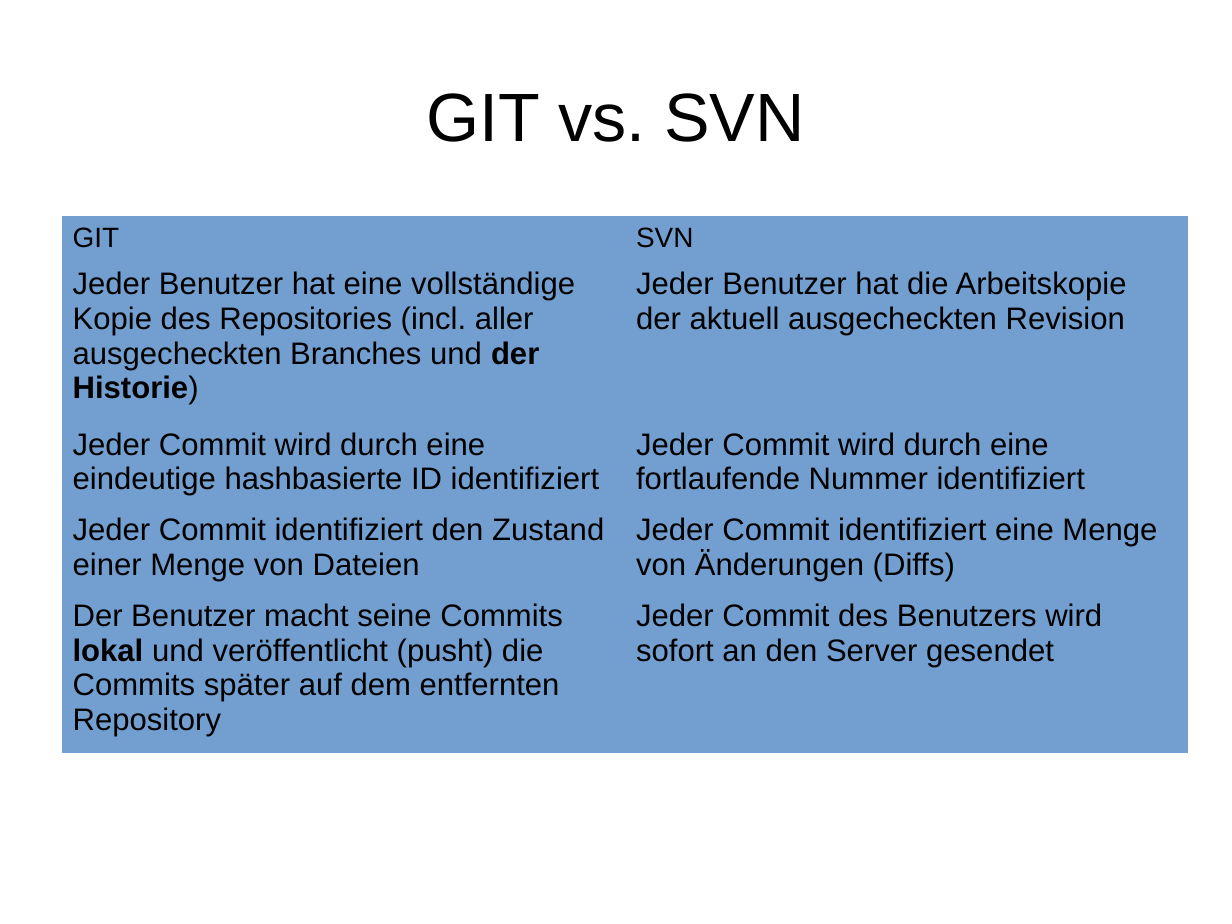
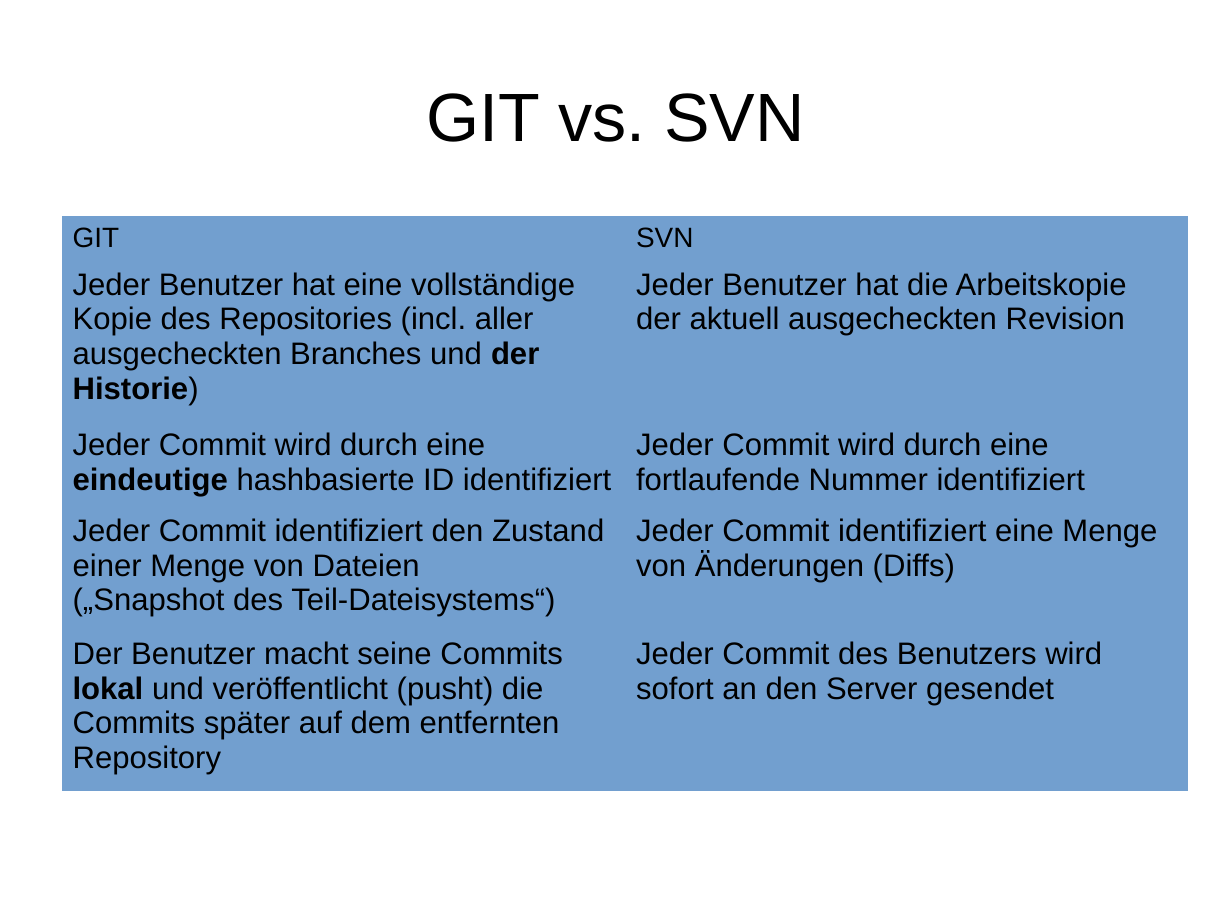
Before and after one commit to dhiller/presentations, a slide deck: slide 7 of Git Basics.odp (slide 5 before the commit). Drawn at 1232x924 pixels with LibreOffice and Linux fonts; fonts in the diff are those of the drawing. Boxes give left, top, right and bottom in pixels: in the first picture for what was removed or moved away, otherwise in the second. Text is boxed around its words. In the diff, an @@ line names an element or a change of style, - is before the commit and + after.

Commit message:
Updated git presentation

```diff
--- a/Git Basics.odp
+++ b/Git Basics.odp
@@ table at [61, 216, 1188, 783] @@
-row 4, column 1: Jeder Commit identifiziert den Zustand einer Menge von Dateien
+row 4, column 1: Jeder Commit identifiziert den Zustand einer Menge von Dateien / („Snapshot des Teil-Dateisystems“)
@@ bold on in "eindeutige" @@
```
Also in this commit, not shown: 5 other slides changed, 1 slide added, 1 other file.
